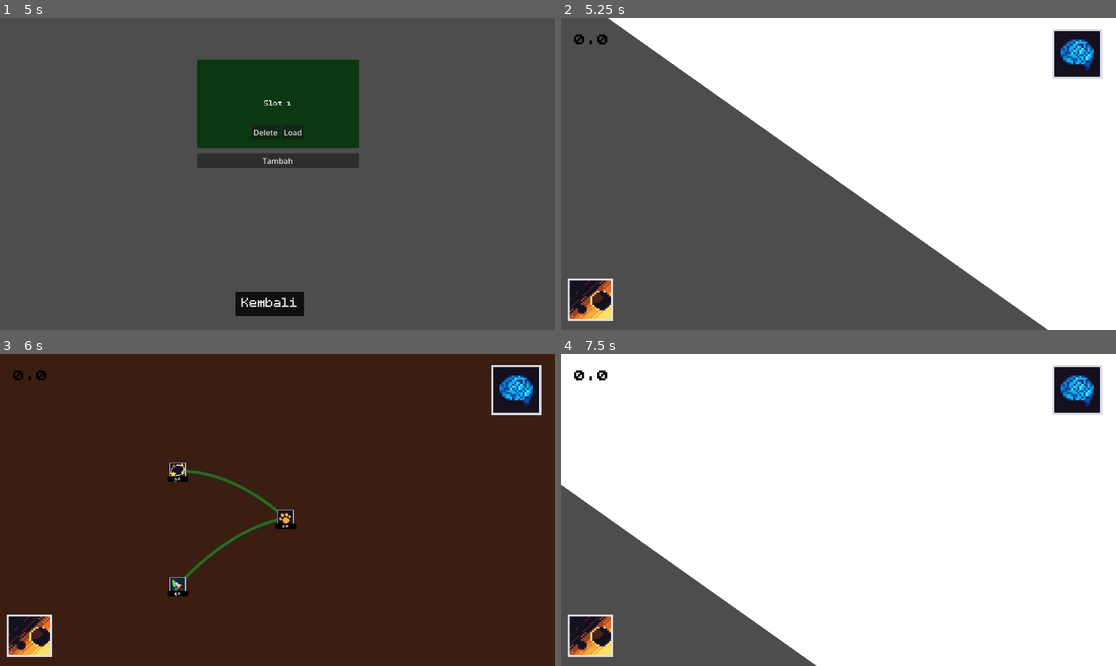
Above: before the commit, frames 1-4 (two rows, left to right).
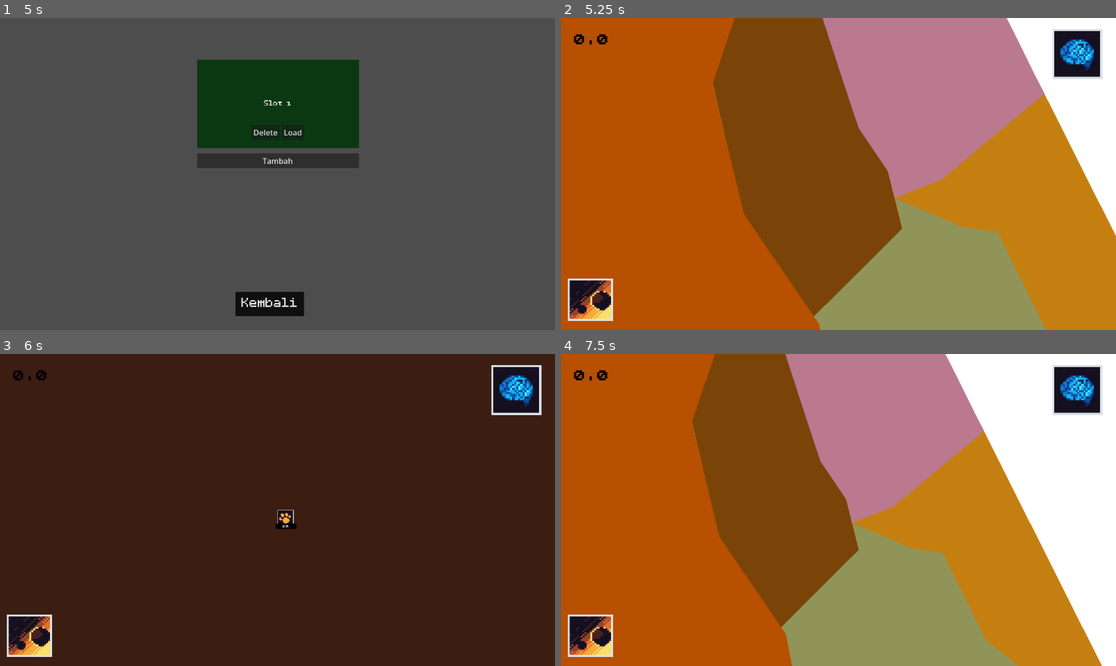
Above: after the commit, the same moments.

Repository: azizul987/Sawit-io
Game: Godot game, scene res://Scene/MainMenui.tscn
Two runs of this game, one before a commit and one after it. Both use one fixed random seed, a clock stepped at 60 frames per second and the inputs below.
Inputs (mouse positions are in pixels of both pictures, inside the frame that each line leads up to):
- Up to frame 1 (5 s): click "Mulai" at 0.5 s; click "Tambah" at 1.25 s; click "Kembali" at 2 s; click "Mulai" at 2.75 s; tap Enter at 3.5 s; move the mouse to (399, 158) at 3.52 s; hold Right (ui_right) 3.53-4.25 s; hold M (add_coin) 3.53-4.25 s; click (399, 158) at 3.67 s; tap Space at 4.25 s; drag from (166, 189) to (249, 236) at 4.27 s
- Up to frame 2 (5.25 s): click "Load" at 5 s
- Up to frame 3 (6 s): click (516, 391) at 5.75 s
- Up to frame 4 (7.5 s): click (1077, 391) at 6.5 s; tap Enter at 7.25 s; move the mouse to (894, 441) at 7.27 s; hold Right (ui_right) from 7.28 s (still down); hold E (zoom_out) from 7.28 s (still down)

Frame 1 is identical in both runs. In frame 2, 92% of the frame differs, in the area x 0-100%, y 0-100%; in frame 3, 1.0%; in frame 4, 82%.

Commit message:
fix bug in save system

Diff:
--- a/Logic/Data Templete/Data/ress/Wilayah3.tres
+++ b/Logic/Data Templete/Data/ress/Wilayah3.tres
@@ -7,7 +7,6 @@
 id_wilayah = &"3"
 nama_wilayah = "Wilayah_3"
 tipe_wilayah = 2
-terbuka_default = true
-warna_terkunci = Color(0.14395389, 0.60511005, 0.829798, 1)
+harga = 100
 skala_button = 5.0
 metadata/_custom_type_script = "uid://b231hp4nl4apw"
--- a/Logic/skrip/SaveManager.gd
+++ b/Logic/skrip/SaveManager.gd
@@ -7,6 +7,11 @@
 func set_slot(slot: int) -> void:
 	current_slot = slot
 	#print("Slot aktif:", current_slot)
+
+
+func create_new_slot(slot: int) -> void:
+	current_slot = slot
+	write_save_data({"point": 0})
 
 
 func get_save_path() -> String:
@@ -66,9 +71,9 @@
 		float(cam_data.get("z"))
 	)
 	var cam_data1=data.get("main_camera",{
-		"x":0.0,
-		"y":0.0,
-		"z":1.4
+		"x":7347.983,
+		"y":8094.0,
+		"z":1
 	})
 	Point.main_tree_camera=Vector3(
 		float(cam_data1.get("x")),
@@ -133,33 +138,27 @@
 
 		var id: String = str(data_wilayah.id_wilayah)
 
-		if not status_wilayah.has(id):
-			continue
-
-		data_wilayah.terbuka_default = bool(
-			status_wilayah[id]
-		)
+		if status_wilayah.has(id):
+			data_wilayah.terbuka_default = bool(status_wilayah[id])
+		elif not data_wilayah.resource_path.is_empty():
+			var clean_res := ResourceLoader.load(data_wilayah.resource_path, "", ResourceLoader.CACHE_MODE_IGNORE) as Wilayah
+			if clean_res != null:
+				data_wilayah.terbuka_default = clean_res.terbuka_default
 
 		if node_wilayah.has_method("perbarui_tampilan"):
 			node_wilayah.perbarui_tampilan()
 
 func load_skill_level(skill_database: skill_obj) -> void:
 	var data := read_save_data()
-
-	if not data.has("skills"):
-		#print("Belum ada data skill")
-		return
-
-	var skill_levels = data["skills"]
-	var skill_isopen=data["isopens"]
+	var skill_levels: Dictionary = data.get("skills", {})
+	var skill_isopen: Dictionary = data.get("isopens", {})
+
 	for skill_data in skill_database.skills:
 		if skill_data == null:
 			continue
 
-		if skill_levels.has(skill_data.id):
-			skill_data.level = int(skill_levels[skill_data.id])
-		if skill_isopen.has(skill_data.id):
-			skill_data.is_open = bool(skill_isopen[skill_data.id])
+		skill_data.level = int(skill_levels.get(skill_data.id, 0))
+		skill_data.is_open = bool(skill_isopen.get(skill_data.id, skill_data.required_skill_ids.is_empty()))
 	#print("Skill level loaded")
 
 func delete_current_save() -> void:
--- a/Scene/main.tscn
+++ b/Scene/main.tscn
@@ -241,7 +241,7 @@
 [node name="CollisionPolygon2D" type="CollisionPolygon2D" parent="map/Temp" unique_id=1789589549]
 
 [node name="Camera2D" type="Camera2D" parent="." unique_id=1589938649]
-position = Vector2(2450, 2904.5454)
+position = Vector2(7347.9834, 8093.9995)
 zoom = Vector2(5, 5)
 script = ExtResource("6_ow1sv")
 
--- a/Scene/main_menui.gd
+++ b/Scene/main_menui.gd
@@ -52,8 +52,7 @@
 
 func _on_add_button_pressed():
 	var new_slot := SaveManager.get_next_available_slot()
-	SaveManager.set_slot(new_slot)
-	SaveManager.save_game()
+	SaveManager.create_new_slot(new_slot)
 	_refresh_slots()
 
 func _on_slot_load(slot_num: int):
